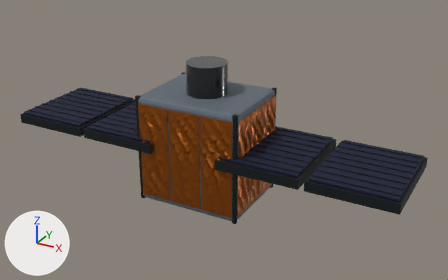
An edit to the glTF model public/models/fleet/smallsat.glb, drawn before and after from the same camera.
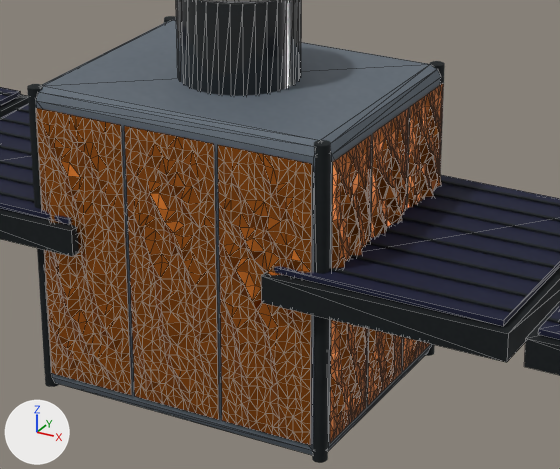
Each version appears first whole from a 50 mm lens placed at (1.857, -3.159, 1.981), pointed at (0.104, 0.027, 0.388), and next in a close-up on the part from 28% to 71% of the width and 24% to 81% of the height. Lighting does not change. The marker at lower left points along +X, +Y and +Z. The last two pictures show the newer version. The close-ups show mesh edges as thin lines. Where no turn or scale is listed for an object, it has been applied to the vertices. Vertices at exactly the same position are counted once.

Objects in the first close-up: 'Concept instrument housing', 'Corner rail.002', 'External bus', 'Panel frame.002', 'Quilted insulation', 'Quilted insulation.002', 'Quilted insulation.004', 'Quilted insulation.007', 'Quilted insulation.009', 'Quilted insulation.011', 'Solar cell face', 'Solar cell face.002' and 23 more.
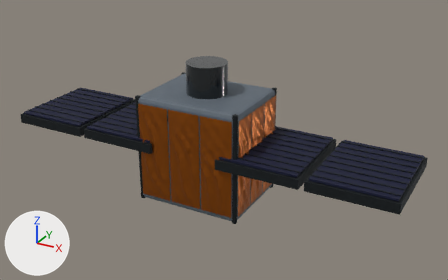
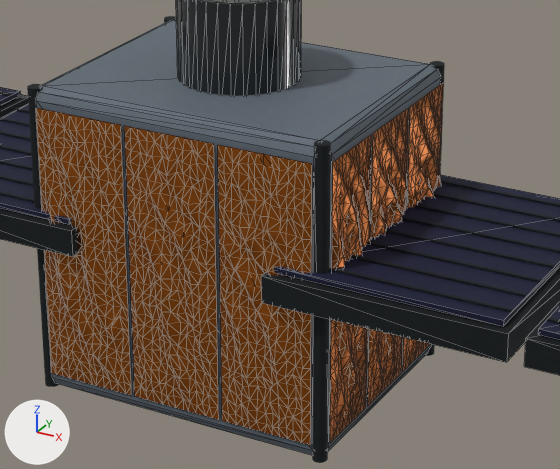
What differs and where, as boxes [x1, y1, x2, y2] in the close-ups (560 x 469 px; the box of a moved part takes in the faces that stretch with it):
'Quilted insulation.004', reshaped, shading changed: [218, 145, 312, 445] in both
'Quilted insulation.007', reshaped, shading changed: [330, 135, 371, 443] in both
'Quilted insulation.011', shading changed, surface changed: [404, 94, 443, 352] in both
part 1 of me_pinched_thermal_foil_002, shading changed: [129, 147, 213, 391] in both
part 2 of me_pinched_thermal_foil_004, moved or reshaped: [220, 277, 311, 334] in both
part 3 of me_pinched_thermal_foil_004, shading changed: [219, 156, 311, 353] in both
part 4 of me_pinched_thermal_foil_007, moved or reshaped: [330, 370, 342, 409] in both
part 5 of me_pinched_thermal_foil_007, shading changed: [330, 140, 371, 431] in both
part 6 of me_pinched_thermal_foil_009, shading changed: [368, 108, 409, 393] in both
part 7 of me_pinched_thermal_foil_011, shading changed: [407, 93, 443, 355] in both
part 8 of me_pinched_thermal_foil_011, surface changed (brown to orange): before [409, 126, 441, 180]; after [409, 126, 433, 180]

The change, as a list of edits to the scene's bpy script:
```text
Change me_pinched_thermal_foil_002:
    remove me_pinched_thermal_foil_002.from_pydata(...)  # 325 vertices, 576 faces; spans x -0.104..0.106, y -0.308..-0.284, z 0.038..0.661
    add me_pinched_thermal_foil_002.from_pydata(...)  # 325 vertices, 576 faces; spans x -0.104..0.106, y -0.307..-0.284, z 0.038..0.661
    me_pinched_thermal_foil_002 part 1: all faces are now shaded smooth (546 of 576 changed)
    edits to the shape of me_pinched_thermal_foil_002 do not show in these pictures
Change me_pinched_thermal_foil_004:
    remove me_pinched_thermal_foil_004.from_pydata(...)  # 325 vertices, 576 faces; spans x 0.115..0.325, y -0.308..-0.283, z 0.038..0.661
    add me_pinched_thermal_foil_004.from_pydata(...)  # 325 vertices, 576 faces; spans x 0.115..0.325, y -0.307..-0.283, z 0.038..0.661
    me_pinched_thermal_foil_004 part 2
    add for i in [144, 145, 152, 153, 154, 159, 179]: me_pinched_thermal_foil_004.vertices[i].co += Vector((0.0, 0.001, 0.0))
    add for i in [165, 167, 178]: me_pinched_thermal_foil_004.vertices[i].co += Vector((0.0, 0.002, 0.0))
    me_pinched_thermal_foil_004.vertices[157].co: (0.134, -0.294, 0.345) -> (0.134, -0.291, 0.345)  # pixel (225, 293) -> pixel (226, 292)
    me_pinched_thermal_foil_004.vertices[158].co: (0.147, -0.289, 0.348) -> (0.147, -0.285, 0.348)  # pixel (232, 292) -> pixel (233, 291)
    me_pinched_thermal_foil_004.vertices[166].co: (0.291, -0.3, 0.346) -> (0.291, -0.288, 0.346)  # pixel (292, 310) -> not seen
    me_pinched_thermal_foil_004 part 3: all faces are now shaded smooth (559 of 576 changed)
    other edits to the shape of me_pinched_thermal_foil_004 do not show in these pictures
Change me_pinched_thermal_foil_007:
    where me_pinched_thermal_foil_007.from_pydata(...)  # 325 vertices, 576 faces; spans x 0.355..0.378, y -0.256..-0.09, z 0.038..0.661
    me_pinched_thermal_foil_007 part 4: 4 of 325 vertices moved; they spanned x 0.359..0.366, y -0.242..-0.228, z 0.141..0.173 and now span x 0.358..0.363, y -0.242..-0.228, z 0.141..0.173; mean shift (-0.002, 0.0, 0.0); largest move (0.366, -0.228, 0.149) -> (0.359, -0.228, 0.149)
    me_pinched_thermal_foil_007 part 5: all faces are now shaded smooth (553 of 576 changed)
Change me_pinched_thermal_foil_009:
    remove me_pinched_thermal_foil_009.from_pydata(...)  # 325 vertices, 576 faces; spans x 0.354..0.378, y -0.081..0.085, z 0.038..0.661
    add me_pinched_thermal_foil_009.from_pydata(...)  # 325 vertices, 576 faces; spans x 0.354..0.377, y -0.081..0.085, z 0.038..0.661
    me_pinched_thermal_foil_009 part 6: all faces are now shaded smooth (555 of 576 changed)
    edits to the shape of me_pinched_thermal_foil_009 do not show in these pictures
Change me_pinched_thermal_foil_011:
    where me_pinched_thermal_foil_011.from_pydata(...)  # 325 vertices, 576 faces; spans x 0.354..0.377, y 0.094..0.26, z 0.038..0.661
    me_pinched_thermal_foil_011 part 7: all faces are now shaded smooth (548 of 576 changed)
    me_pinched_thermal_foil_011 part 8: texture (UV) coordinates of 152 of 576 faces, centred in x 0.355..0.369, y 0.097..0.256, z 0.103..0.59, changed; they spanned u -1.0..1.0, v -1.0..0.64 and now span u -0.9..1.0, v -1.0..0.63
```
